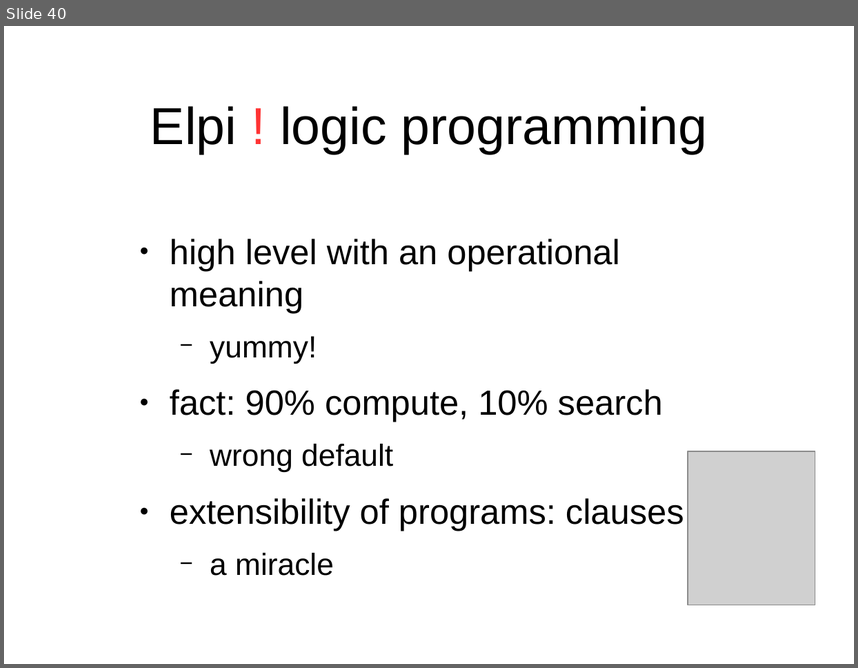
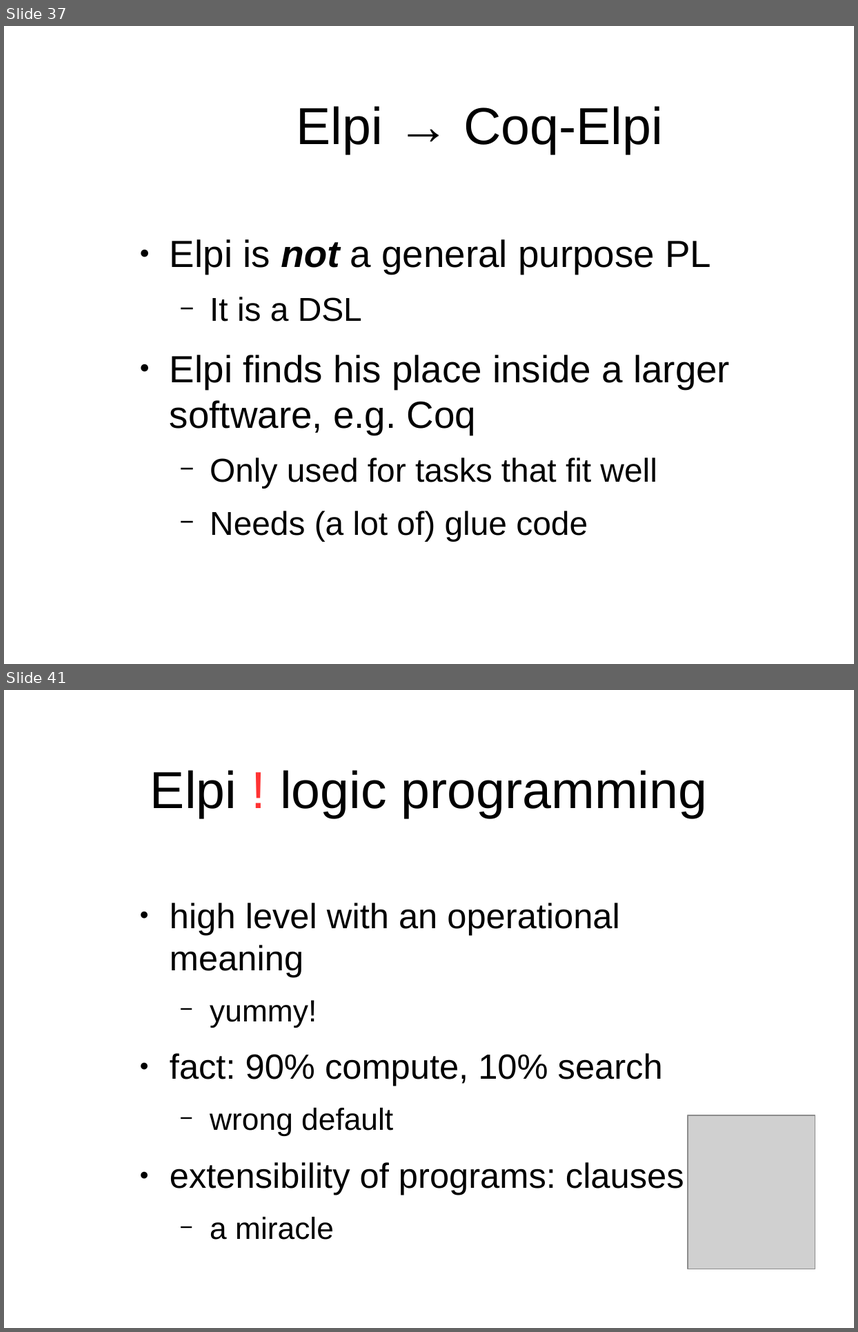
Before and after one commit to gares/demo-nantes-20-12-2023, a slide deck: slides.odp. Shown one above the other, each under a label of ours: slide 40 before the commit, slides 37 and 41 after it; the slides between them are not shown. The pictures are 858x668 and 858x1332 pixels, drawn with LibreOffice and Linux fonts; fonts in the diff are those of the drawing; grey boxes stand for pictures; background and template pictures are left out. Boxes give left, top, right and bottom in pixels: in the first picture for what was removed or moved away, otherwise in the second. Text is boxed around its words. In the diff, an @@ line names an element or a change of style, - is before the commit and + after.

```diff
--- a/slides.odp
+++ b/slides.odp
@@ slide 37 added at box(4, 26, 854, 664), background #FFFFFF @@
@@ title added at box(297, 106, 663, 154), 44 pt, text #000000 @@
+Elpi → Coq-Elpi
@@ text added at box(170, 239, 730, 541), 32 pt, text #000000 @@
+● Elpi is not a general purpose PL
+  − It is a DSL
+● Elpi finds his place inside a larger software, e.g. Coq
+  − Only used for tasks that fit well
+  − Needs (a lot of) glue code
@@ what was slide 40 is now slide 41 @@
```
Also in this commit, not shown: 6 slides changed, 11 other slides added, 15 slides removed, 1 other file.
